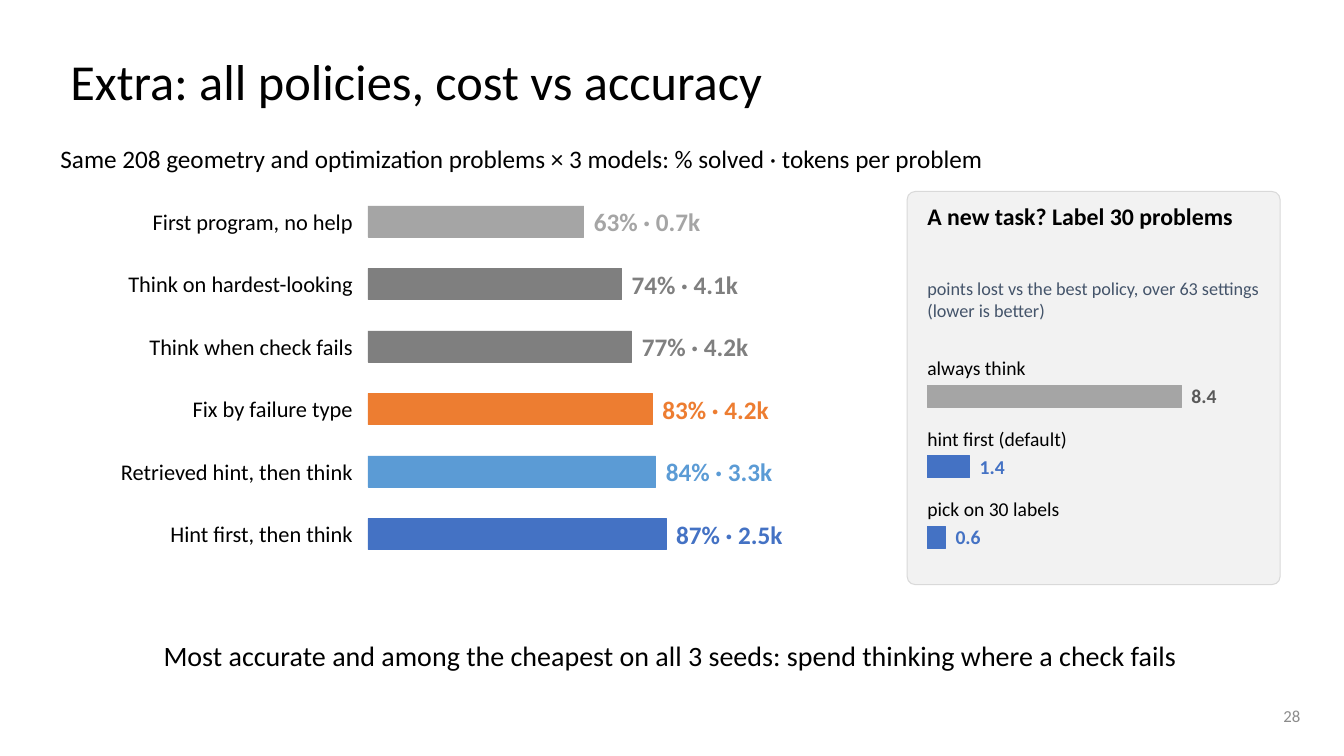
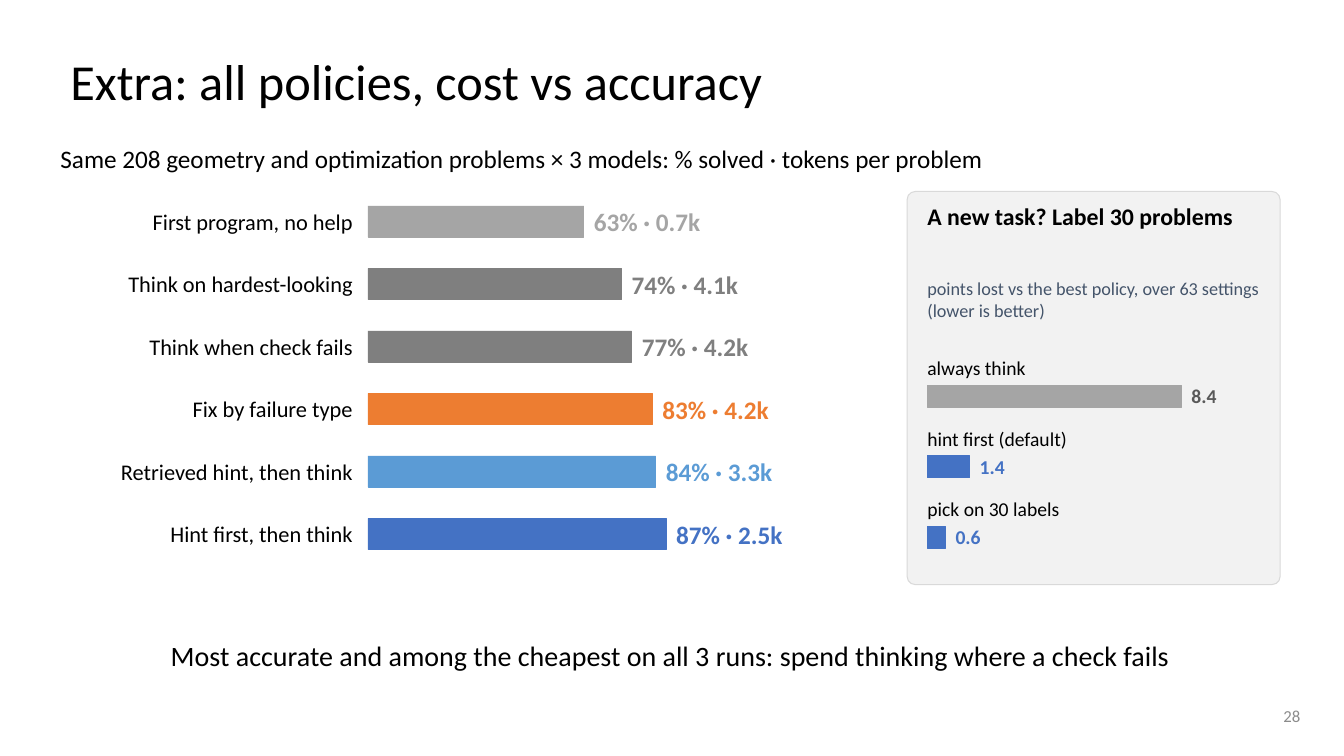
Before and after one commit to dlwns147/CSED490E_Project_Team5, a slide deck: slide 28 of Proposal_Team5.pptx. Drawn at 1344x756 pixels with LibreOffice and Linux fonts; fonts in the diff are those of the drawing. Boxes give left, top, right and bottom in pixels: in the first picture for what was removed or moved away, otherwise in the second. Text is boxed around its words. In the diff, an @@ line names an element or a change of style, - is before the commit and + after.

```diff
--- a/Proposal_Team5.pptx
+++ b/Proposal_Team5.pptx
@@ text at (171, 646, 1168, 671): text changed @@
-Most accurate and among the cheapest on all 3 seeds: spend thinking where a check fails
+Most accurate and among the cheapest on all 3 runs: spend thinking where a check fails
```
Also in this commit, not shown: 8 other slides changed, 3 other files.
